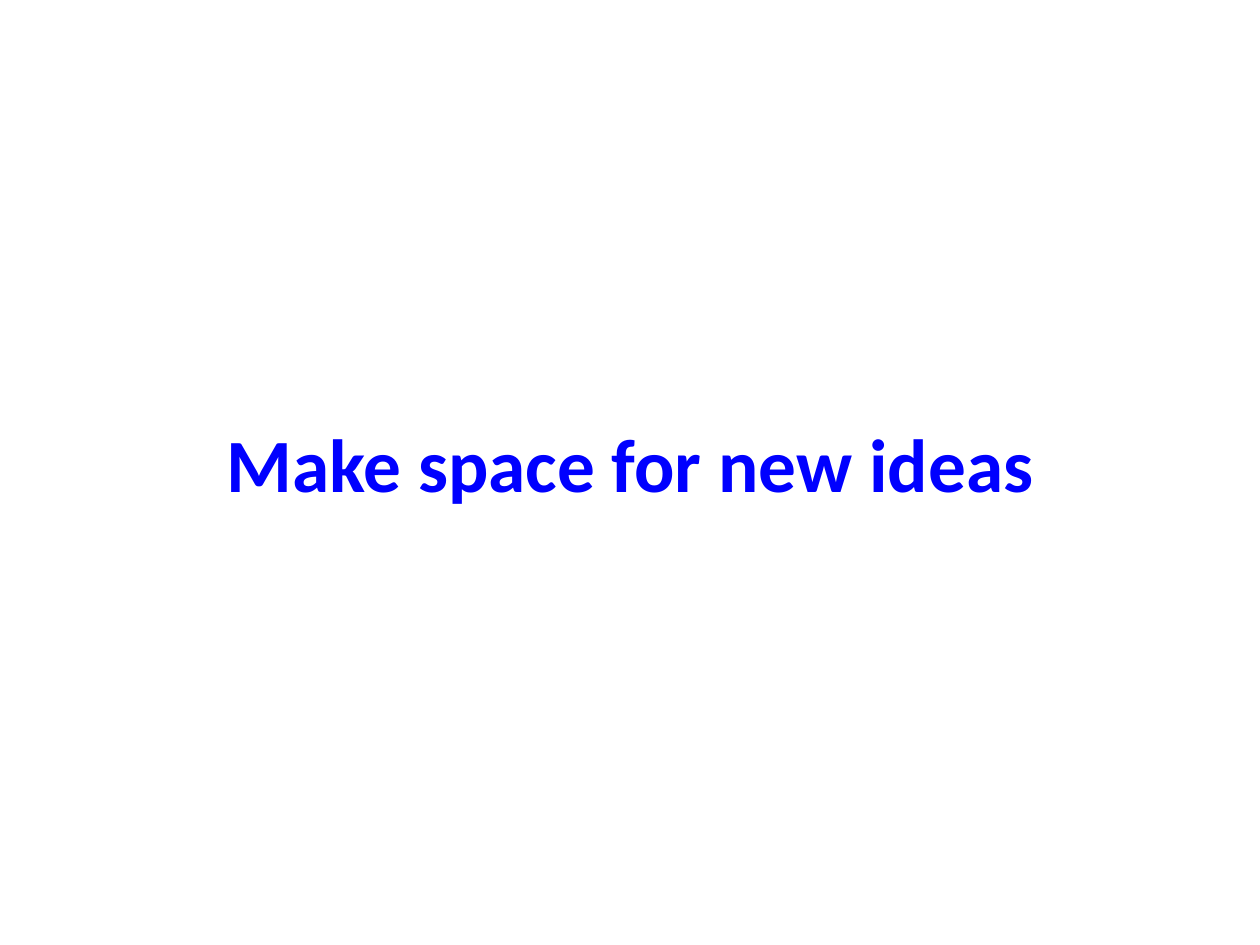
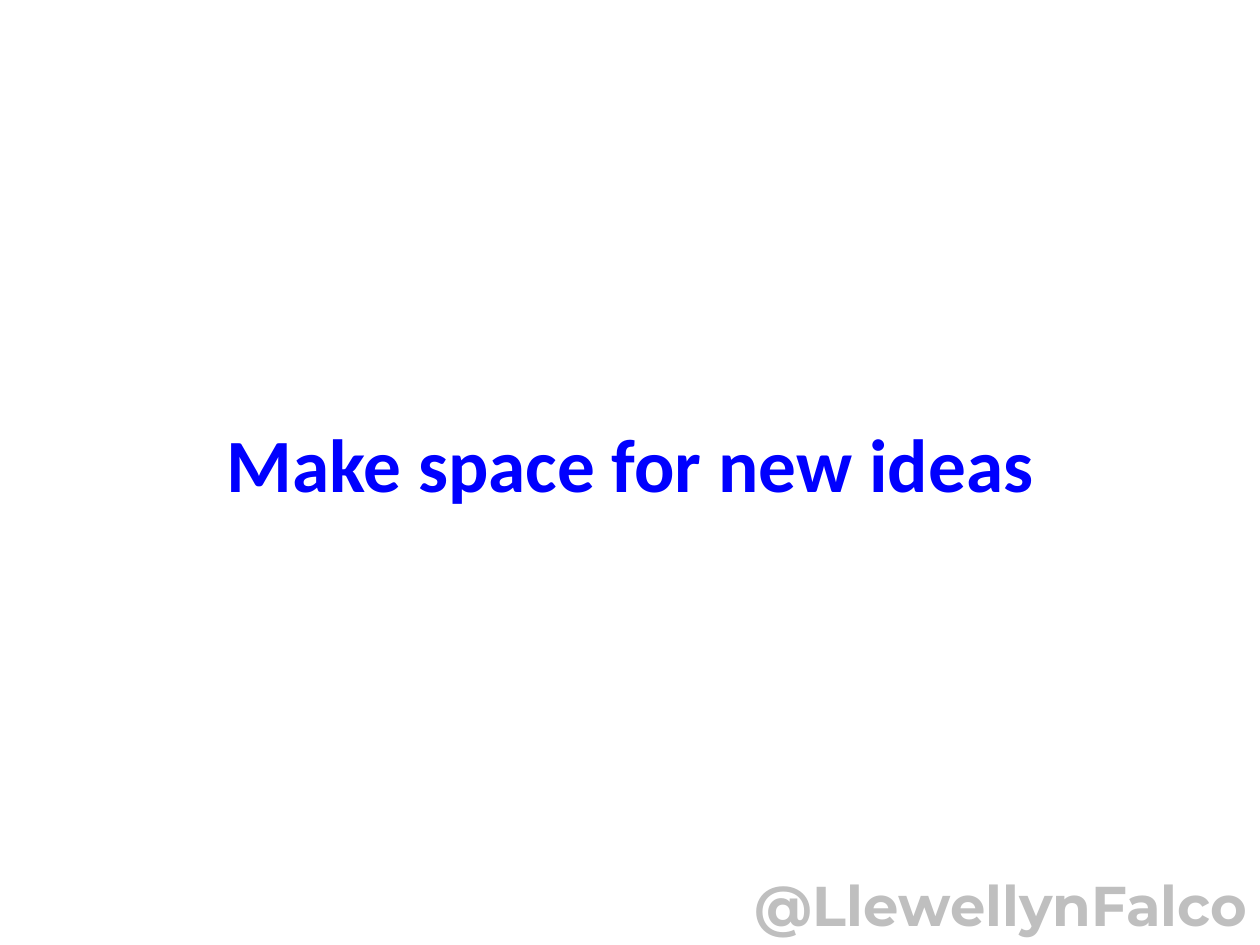
Before and after one commit to maaretp/TalesOfDeveloperTesterCollaboration, a slide deck: slide 22 of Tales from Tester Developer Collaboration.pptx. Drawn at 1260x945 pixels with LibreOffice and Linux fonts; fonts in the diff are those of the drawing. Boxes give left, top, right and bottom in pixels: in the first picture for what was removed or moved away, otherwise in the second. Text is boxed around its words. In the diff, an @@ line names an element or a change of style, - is before the commit and + after.

```diff
--- a/Tales from Tester Developer Collaboration.pptx
+++ b/Tales from Tester Developer Collaboration.pptx
@@ text added at <box>755,885,1247,937</box>, 32 pt, text #BFBFBF, bold @@
+@LlewellynFalco
```
Also in this commit, not shown: 10 other slides changed, 2 slides removed.
